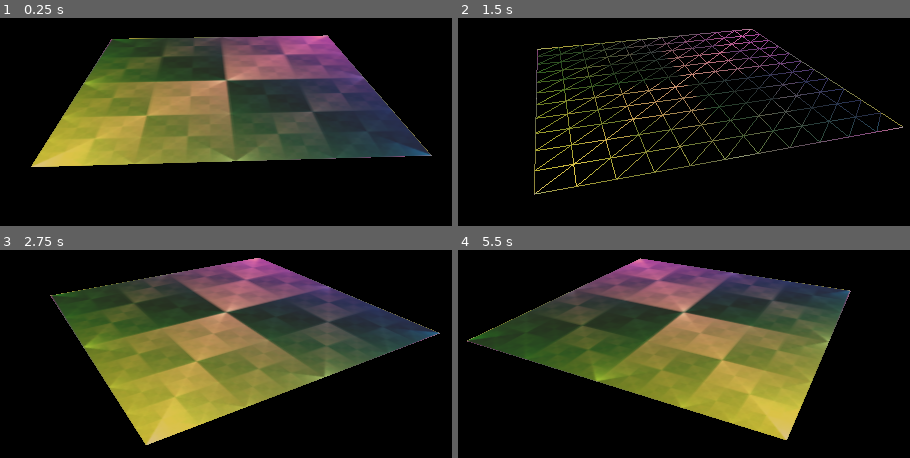
Above: before the commit, frames 1-4 (two rows, left to right).
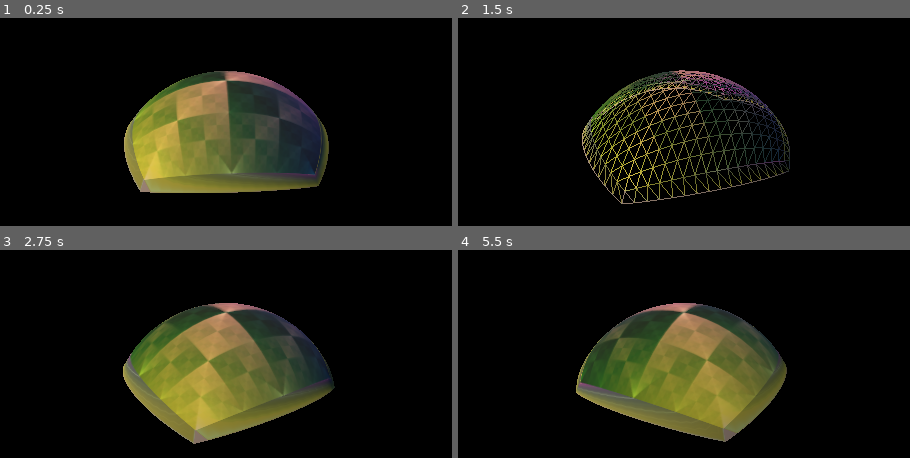
Above: after the commit, the same moments.

Repository: jinjagit/face_with_margin
Game: Godot game, scene res://Main.tscn
The game is run twice, just before and just after one commit, with the same random seed, the same clock (stepped at 60 frames per second) and the same inputs.
Inputs:
- Up to frame 1 (0.25 s): no input
- Up to frame 2 (1.5 s): tap Enter at 0.5 s; hold P 0.53-1.28 s; tap P at 1.35 s
- Up to frame 3 (2.75 s): hold P from 2.03 s (still down)
- Up to frame 4 (5.5 s): release P at 2.78 s; tap P at 2.85, 4.35 s; hold P 3.53-4.28 s; hold P from 5.03 s (still down)

The runs differ from the first frame. In frame 1, 39% of the frame differs, in the area x 6-96%, y 8-85%; in frame 2, 13%; in frame 3, 36%; in frame 4, 37%.

Commit message:
first ring of margin - needs refactoring

Diff:
--- a/FaceWithMargin.gd
+++ b/FaceWithMargin.gd
@@ -41,11 +41,13 @@
 	var normal_array := PoolVector3Array()
 	var index_array := PoolIntArray()
 
-	var resolution := 12
-	var margin := 0
+	var resolution := 17
+	var margin := 1
 	var step = 1.0 / (resolution - 1) # We can probably lose this.
-	var num_vertices : int = resolution * resolution + (margin * (resolution - 1) * 4)
-	var num_indices : int = (resolution - 1) * (resolution -1) * 6 + (margin * (resolution - 1) * 24)
+	var num_vertices : int = (resolution * resolution) + (margin * (resolution - 1) * 4) # 4
+	var num_indices : int = ((resolution - 1) * (resolution -1) * 6) + (margin * (resolution - 1) * 24)
+
+	var spherized = true
 
 	vertex_array.resize(num_vertices)
 	uv_array.resize(num_vertices)
@@ -57,11 +59,12 @@
 	var axisB : Vector3 = normal.cross(axisA)
 	var percent := Vector2(0.0, 0.0)
 	var pointOnUnitCube := Vector3(0.0, 0.0, 0.0)
-	var factor := 0.0
 	var i : int = 0
 
 	# For reference, the default percent calc:
 	# var percent := Vector2(x, y) / (resolution - 1)
+
+	# ----------- The actual cube face mesh: --------------
 
 	for y in range(resolution):
 		for x in range(resolution):
@@ -70,8 +73,7 @@
 			# Must convert integers to floats!
 			uv_array[i] = Vector2((x * 1.0) / (resolution - 1), (y * 1.0) / (resolution - 1))
 
-			#vertex_array[i] = spherize(pointOnUnitCube)
-			vertex_array[i] = pointOnUnitCube
+			vertex_array[i] = spherize(pointOnUnitCube) if spherized else pointOnUnitCube
 
 			if x != resolution - 1 and y != resolution - 1:
 				index_array[tri_index + 2] = i
@@ -84,6 +86,144 @@
 				tri_index += 6
 
 			i += 1
+
+	# ----------- The margin mesh: --------------
+
+	for m in range(margin):
+		# Calculate 'vertical' offset.
+		var new_normal : Vector3 = displace_vertically((m + 1) * 1.0, step)
+
+		# 'Top' edge margin:
+		for x in range(resolution - 1):
+			if m == 0:
+				percent = Vector2((x * 1.0) / (resolution - 1), 0.0)
+				pointOnUnitCube = new_normal + (percent.x - 0.5) * 2.0 * axisA + (percent.y - 0.5) * 2.0 * axisB
+
+				vertex_array[i] = spherize(pointOnUnitCube) if spherized else pointOnUnitCube
+
+				# create margin row
+				if x != resolution - 2:
+					index_array[tri_index + 2] = x
+					index_array[tri_index + 1] = i
+					index_array[tri_index] = i + 1
+
+					index_array[tri_index + 5] = x
+					index_array[tri_index + 4] = i + 1
+					index_array[tri_index + 3] = x + 1
+					tri_index += 6
+
+			i += 1
+			#else:
+
+		# 'Right' edge margin:
+		for x in range(resolution - 1):
+			if m == 0:
+				percent = Vector2(1.0, (x * 1.0) / (resolution - 1))
+				pointOnUnitCube = new_normal + (percent.x - 0.5) * 2.0 * axisA + (percent.y - 0.5) * 2.0 * axisB
+
+				vertex_array[i] = spherize(pointOnUnitCube) if spherized else pointOnUnitCube
+
+				# connect with end of previous margin row
+				if x == 0:
+					index_array[tri_index + 2] = resolution - 2
+					index_array[tri_index + 1] = i - 1
+					index_array[tri_index] = i
+
+					index_array[tri_index + 5] = resolution - 2
+					index_array[tri_index + 4] = i
+					index_array[tri_index + 3] = resolution - 1
+					tri_index += 6
+
+				# create margin row
+				if x != resolution - 2:
+					index_array[tri_index + 2] = (resolution - 1) + (x * resolution)
+					index_array[tri_index + 1] = i
+					index_array[tri_index] = i + 1
+
+					index_array[tri_index + 5] = (resolution - 1) + (x * resolution)
+					index_array[tri_index + 4] = i + 1
+					index_array[tri_index + 3] = (resolution - 1) + ((x  + 1) * resolution)
+					tri_index += 6
+
+			i += 1
+			#else:
+
+		# 'Bottom' edge margin:
+		for x in range(resolution - 1):
+			if m == 0:
+				percent = Vector2(((resolution - 1 - x) * 1.0) / (resolution - 1), 1.0)
+				pointOnUnitCube = new_normal + (percent.x - 0.5) * 2.0 * axisA + (percent.y - 0.5) * 2.0 * axisB
+
+				vertex_array[i] = spherize(pointOnUnitCube) if spherized else pointOnUnitCube
+
+				# connect with end of previous margin row
+				if x == 0:
+					index_array[tri_index + 2] = (resolution * resolution) - resolution - 1
+					index_array[tri_index + 1] = i - 1
+					index_array[tri_index] = i
+
+					index_array[tri_index + 5] = (resolution * resolution) - resolution - 1
+					index_array[tri_index + 4] = i
+					index_array[tri_index + 3] = (resolution * resolution) - 1
+					tri_index += 6
+
+				# create margin row
+				if x != resolution - 2:
+					index_array[tri_index + 2] = (resolution * resolution) - 1 - x
+					index_array[tri_index + 1] = i
+					index_array[tri_index] = i + 1
+
+					index_array[tri_index + 5] = (resolution * resolution) - 1 - x
+					index_array[tri_index + 4] = i + 1
+					index_array[tri_index + 3] = (resolution * resolution) - 2 - x
+					tri_index += 6
+
+			i += 1
+			#else:
+
+		# 'Left' edge margin:
+		for x in range(resolution - 1):
+			if m == 0:
+				percent = Vector2(0.0, ((resolution - 1 - x) * 1.0) / (resolution - 1))
+				pointOnUnitCube = new_normal + (percent.x - 0.5) * 2.0 * axisA + (percent.y - 0.5) * 2.0 * axisB
+
+				vertex_array[i] = spherize(pointOnUnitCube) if spherized else pointOnUnitCube
+
+				# connect with end of previous margin row
+				if x == 0:
+					index_array[tri_index + 2] = (resolution * (resolution -1)) + 1
+					index_array[tri_index + 1] = i - 1
+					index_array[tri_index] = i
+
+					index_array[tri_index + 5] = (resolution * (resolution -1)) + 1
+					index_array[tri_index + 4] = i
+					index_array[tri_index + 3] = (resolution * (resolution -1))
+					tri_index += 6
+
+				# create margin row
+				if x != resolution - 2:
+					index_array[tri_index + 2] = (resolution * (resolution -1)) - (x * resolution)
+					index_array[tri_index + 1] = i
+					index_array[tri_index] = i + 1
+
+					index_array[tri_index + 5] = (resolution * (resolution -1)) - (x * resolution)
+					index_array[tri_index + 4] = i + 1
+					index_array[tri_index + 3] = (resolution * (resolution -1)) - ((x + 1) * resolution)
+					tri_index += 6
+
+				# connect with start of margin row
+				if x == resolution - 2:
+					index_array[tri_index + 2] = resolution
+					index_array[tri_index + 1] = i
+					index_array[tri_index] = i - ((resolution - 1) * 4) + 1
+
+					index_array[tri_index + 5] = resolution
+					index_array[tri_index + 4] = i - ((resolution - 1) * 4) + 1
+					index_array[tri_index + 3] = 0
+					tri_index += 6
+
+			i += 1
+			#else:
 
 	# Calculate normal for each triangle
 	for a in range(0, index_array.size(), 3):
